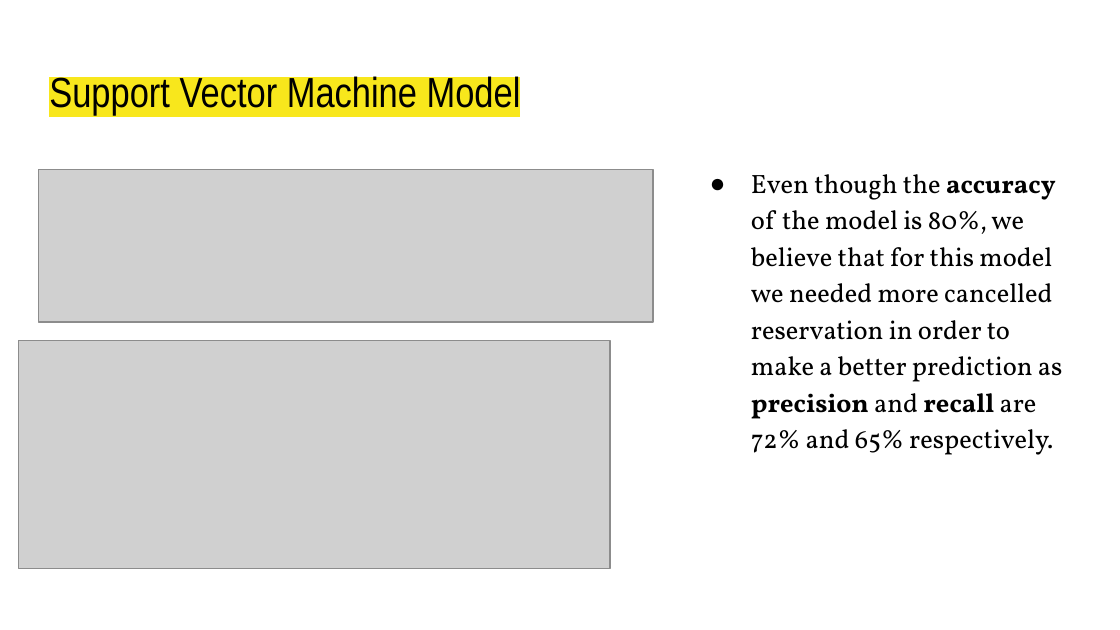
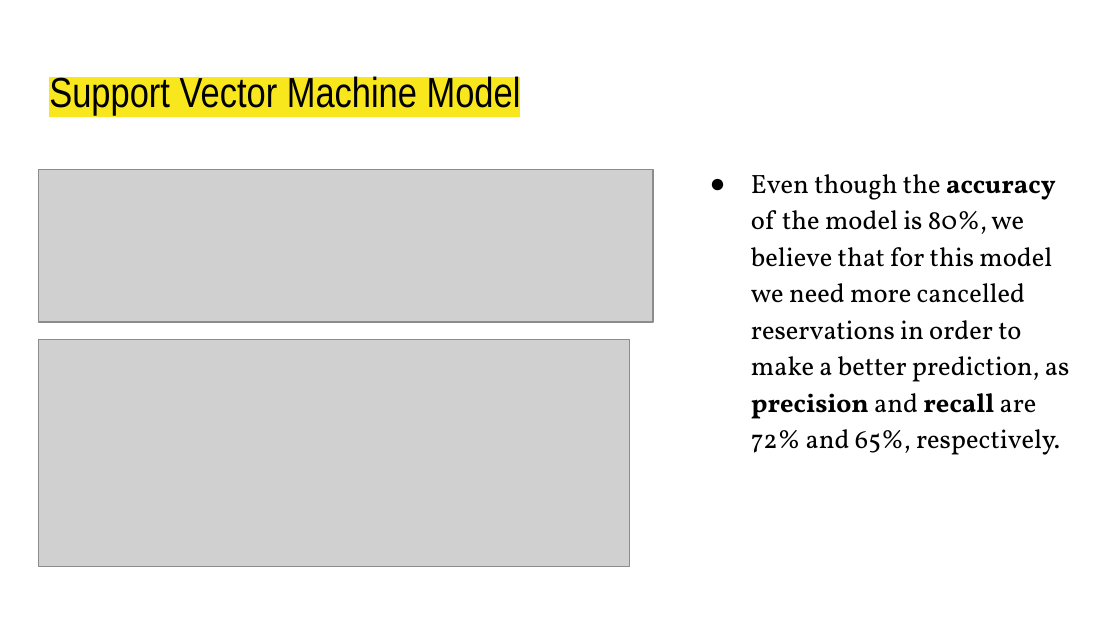
Before and after one commit to domivillacis/Hotel_reservations_analysis, a slide deck: slide 29 of Hotel_Reservations.pptx (slide 23 before the commit). Drawn at 1120x630 pixels with LibreOffice and Linux fonts; fonts in the diff are those of the drawing; grey boxes stand for pictures. Boxes give left, top, right and bottom in pixels: in the first picture for what was removed or moved away, otherwise in the second. Text is boxed around its words. In the diff, an @@ line names an element or a change of style, - is before the commit and + after.

```diff
--- a/Hotel_Reservations.pptx
+++ b/Hotel_Reservations.pptx
@@ text at box(751, 174, 1070, 455): text changed @@
-● Even though the accuracy of the model is 80%, we believe that for this model we needed more cancelled reservation in order to make a better prediction as precision and recall are 72% and 65% respectively.
+● Even though the accuracy of the model is 80%, we believe that for this model we need more cancelled reservations in order to make a better prediction, as precision and recall are 72% and 65%, respectively.
@@ picture: place and size @@
-picture at box(19, 340, 610, 568)
+picture at box(38, 339, 629, 567)
```
Also in this commit, not shown: 19 other slides changed, 15 slides added, 3 slides removed.
